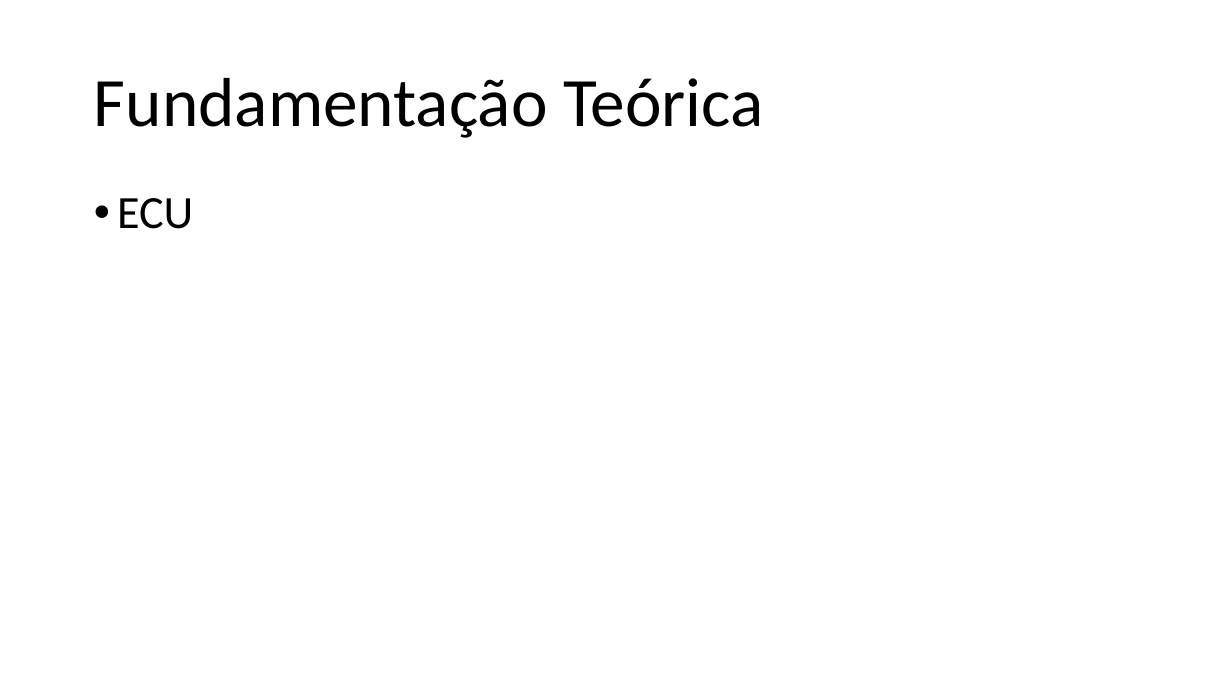
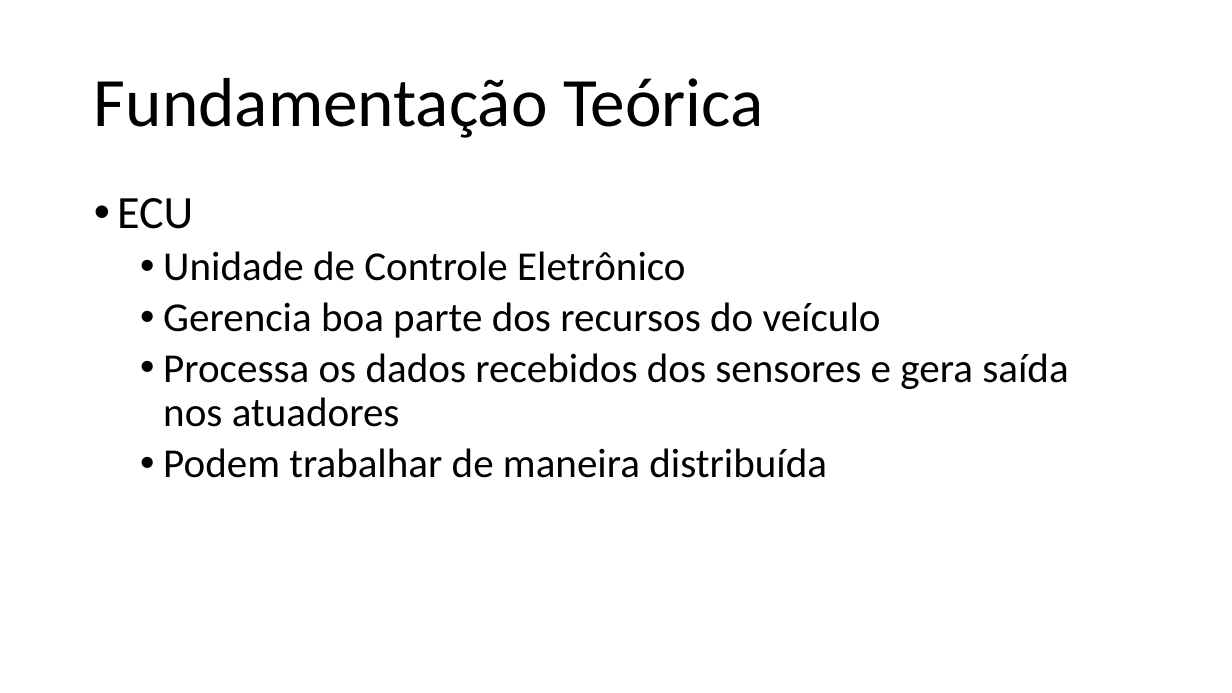
Before and after one commit to ruanlas/TADS2015, a slide deck: slide 7 of TCC-documentos/Apresentacao/TCC_v2.pptx. Drawn at 1232x693 pixels with LibreOffice and Linux fonts; fonts in the diff are those of the drawing. Boxes give left, top, right and bottom in pixels: in the first picture for what was removed or moved away, otherwise in the second. Text is boxed around its words. In the diff, an @@ line names an element or a change of style, - is before the commit and + after.

```diff
--- a/TCC-documentos/Apresentacao/TCC_v2.pptx
+++ b/TCC-documentos/Apresentacao/TCC_v2.pptx
@@ text at bbox=[163, 251, 1068, 478]: paragraphs added @@
+  • Unidade de Controle Eletrônico
+  • Gerencia boa parte dos recursos do veículo
+  • Processa os dados recebidos dos sensores e gera saída nos atuadores
+  • Podem trabalhar de maneira distribuída
```
Also in this commit, not shown: 1 slide added.
